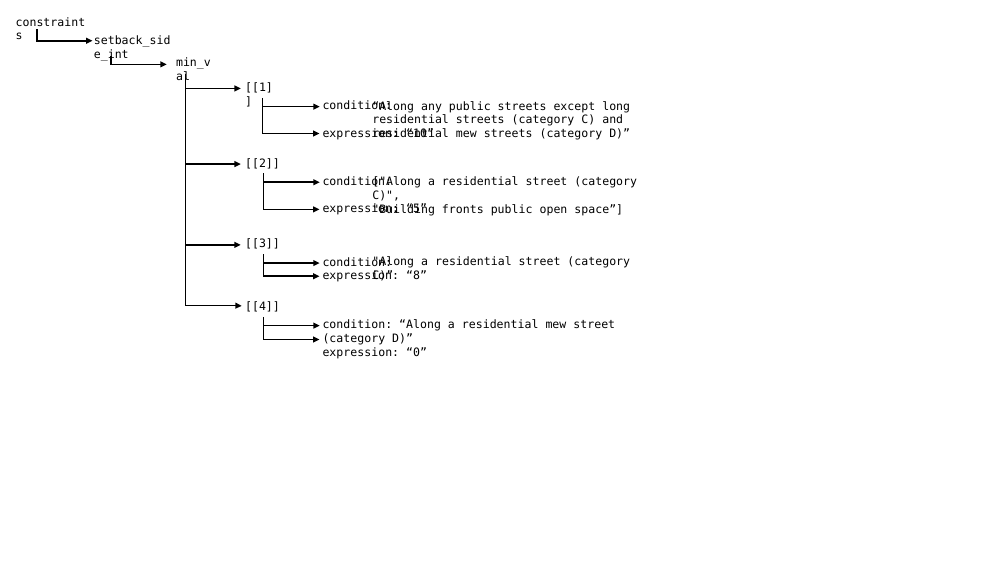
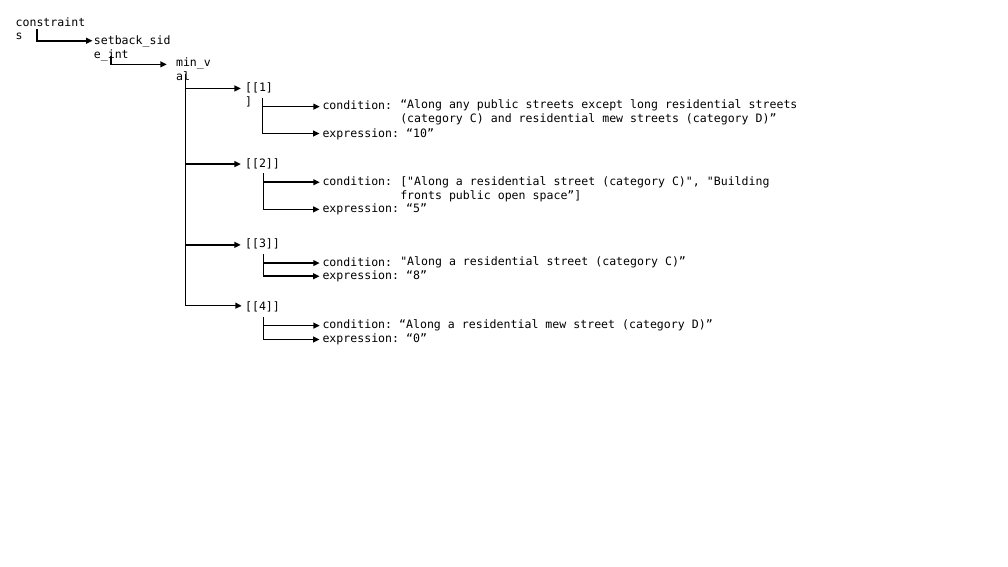
Before and after one commit to vibe-lab-gsd/ozfs-standard, a slide deck: slide 4 of figures/constraint_examples.pptx. Drawn at 1008x567 pixels with LibreOffice and Linux fonts; fonts in the diff are those of the drawing. Boxes give left, top, right and bottom in pixels: in the first picture for what was removed or moved away, otherwise in the second. Text is boxed around its words. In the diff, an @@ line names an element or a change of style, - is before the commit and + after.

```diff
--- a/figures/constraint_examples.pptx
+++ b/figures/constraint_examples.pptx
@@ text "“Along any public streets except ..." rewrapped from bbox=[372, 101, 630, 140] to bbox=[400, 99, 798, 124] @@
@@ text at bbox=[400, 176, 770, 201]: text changed @@
-["Along a residential street (category C)",
-"Building fronts public open space”]
+["Along a residential street (category C)", "Building fronts public open space”]
@@ text ""Along a residential street (category ..." rewrapped from bbox=[372, 256, 630, 281] to bbox=[400, 256, 686, 268] @@
@@ text "condition: “Along a residential mew ..." rewrapped from bbox=[323, 319, 615, 359] to bbox=[323, 319, 713, 345] @@
```
Also in this commit, not shown: 8 other files.
